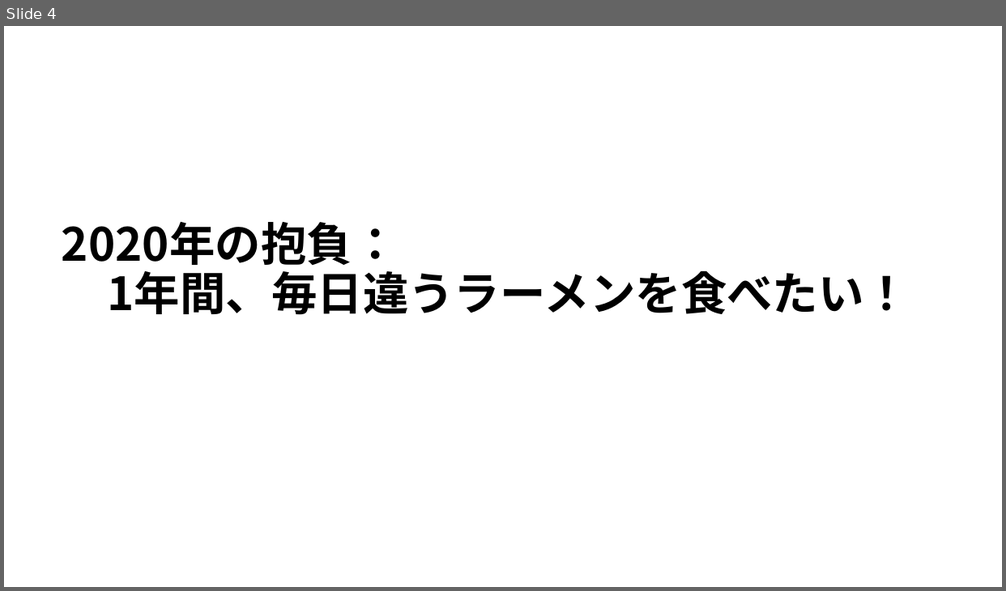
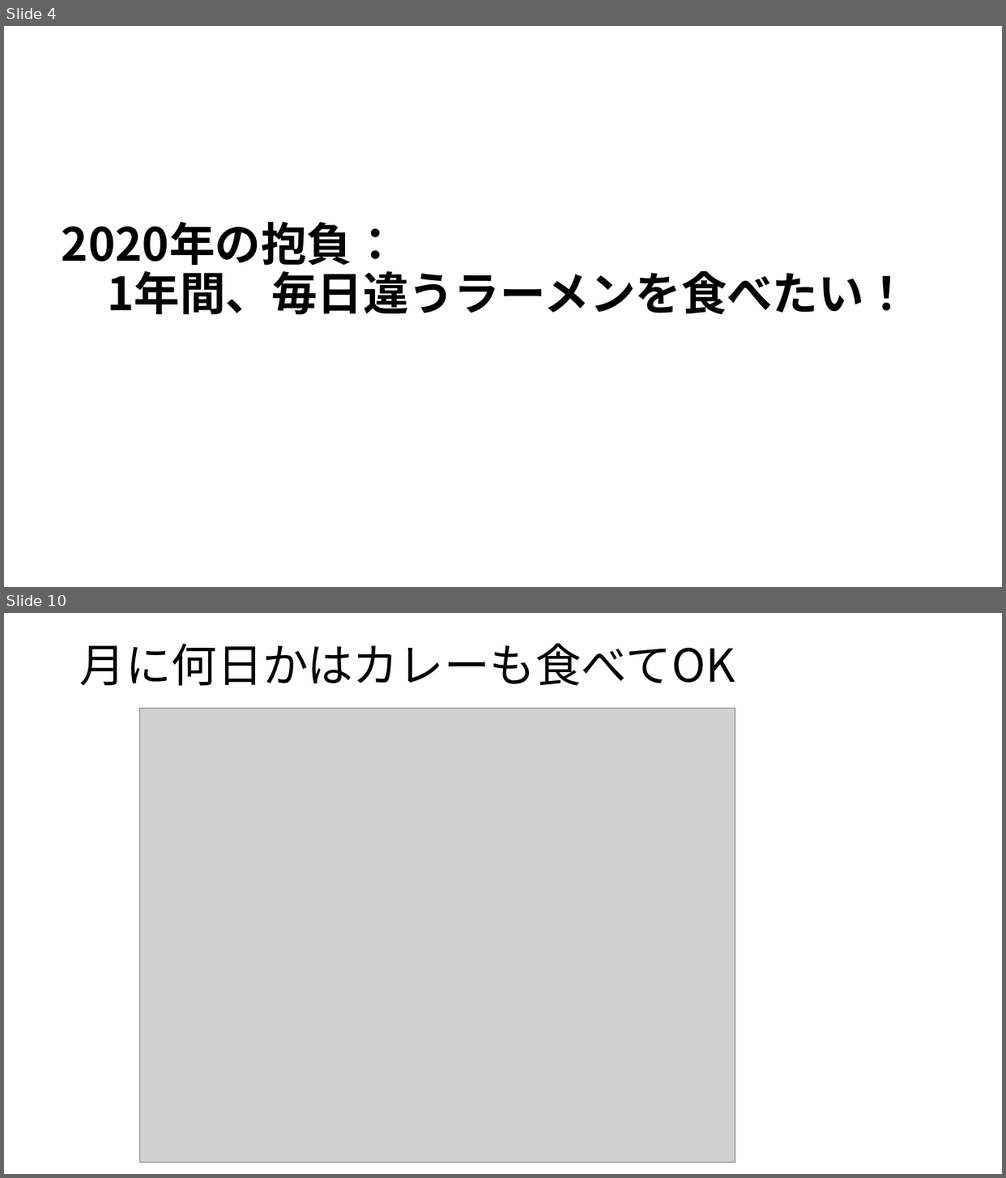
Before and after one commit to harima-molgroup/test, a slide deck: Education/Ramen/docs/オブジェクト指向ハンズオン.pptx. Shown one above the other, each under a label of ours: slide 4 before the commit, slides 4 and 10 after it; the slides between them are not shown. The pictures are 1006x591 and 1006x1178 pixels, drawn with LibreOffice and Linux fonts; fonts in the diff are those of the drawing; grey boxes stand for pictures. Boxes give left, top, right and bottom in pixels: in the first picture for what was removed or moved away, otherwise in the second. Text is boxed around its words. In the diff, an @@ line names an element or a change of style, - is before the commit and + after.

```diff
--- a/Education/Ramen/docs/オブジェクト指向ハンズオン.pptx
+++ b/Education/Ramen/docs/オブジェクト指向ハンズオン.pptx
@@ slide 10 added at [4, 613, 1002, 1174], background #FFFFFF @@
@@ title added at [80, 643, 735, 686], 44 pt, text #000000 @@
+月に何日かはカレーも食べてOK
@@ picture added at [139, 708, 735, 1162] @@
```
Also in this commit, not shown: 3 slides changed, 4 other slides added, 2 other files.
